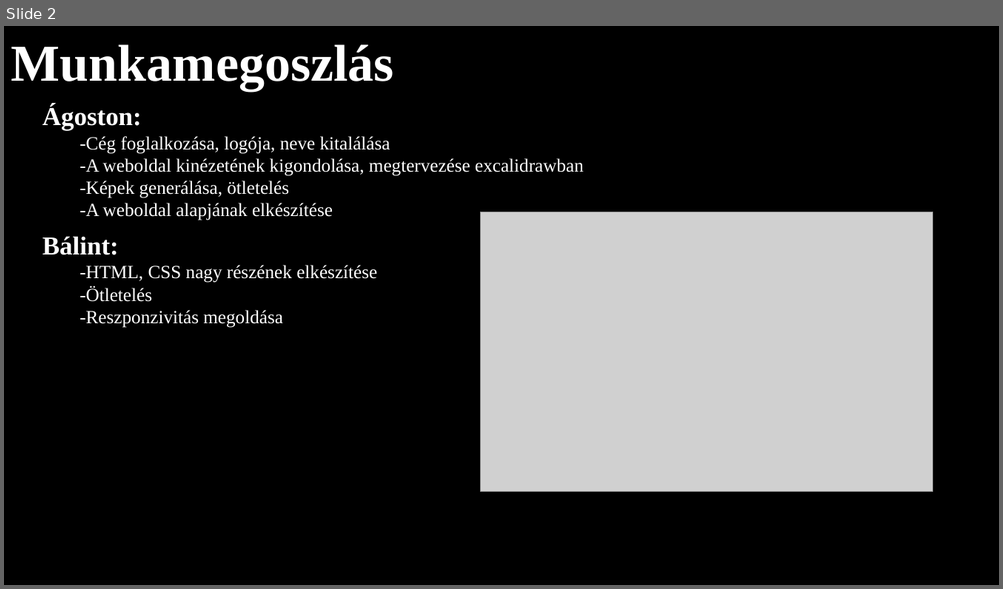
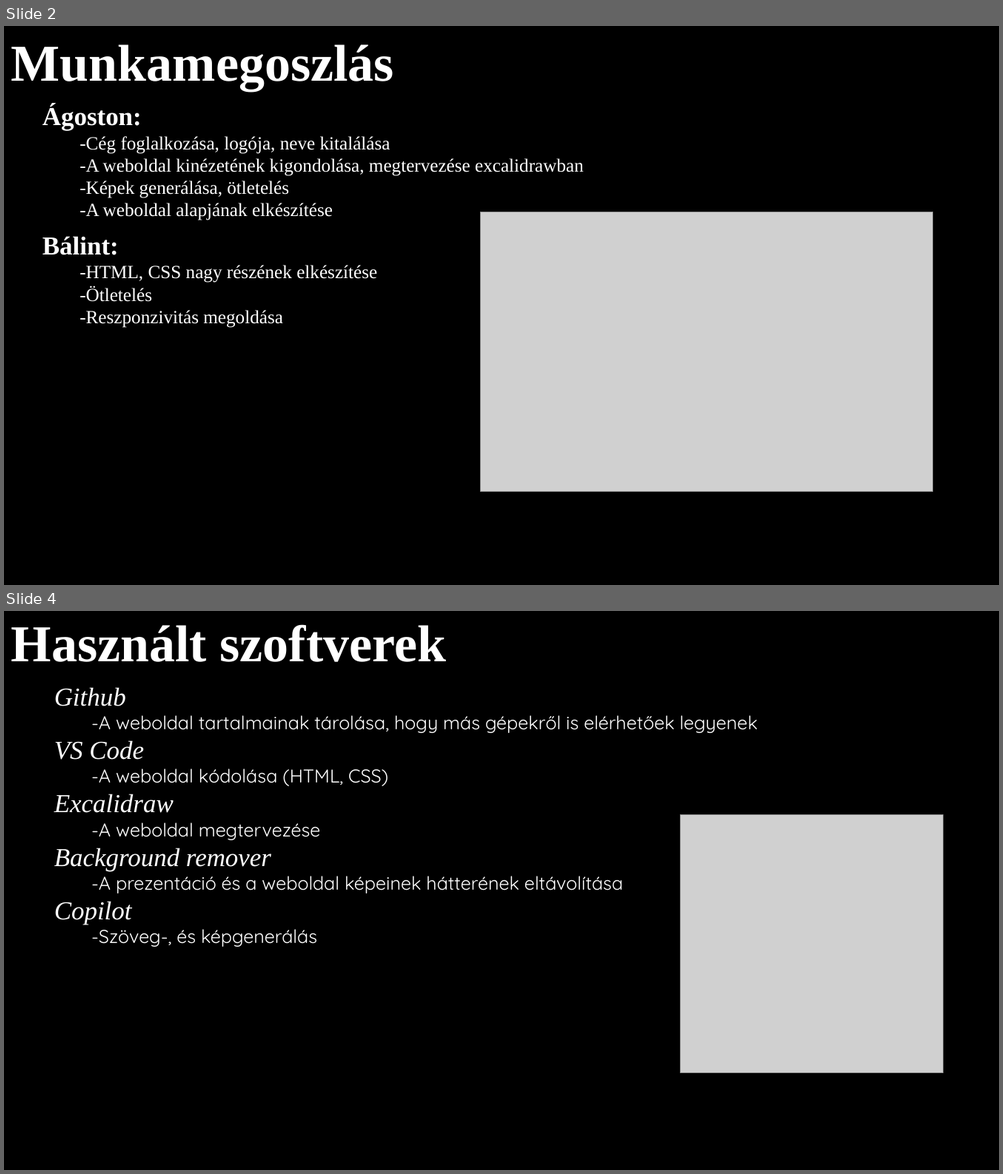
Before and after one commit to 24cAgoston/K-m-ves, a slide deck: prezentacio.pptx. Shown one above the other, each under a label of ours: slide 2 before the commit, slides 2 and 4 after it; the slides between them are not shown. The pictures are 1003x589 and 1003x1174 pixels, drawn with LibreOffice and Linux fonts; fonts in the diff are those of the drawing; grey boxes stand for pictures; background and template pictures are left out. Boxes give left, top, right and bottom in pixels: in the first picture for what was removed or moved away, otherwise in the second. Text is boxed around its words. In the diff, an @@ line names an element or a change of style, - is before the commit and + after.

```diff
--- a/prezentacio.pptx
+++ b/prezentacio.pptx
@@ slide 4 added at (x1=4, y1=611, x2=999, y2=1170), background picture (left out) @@
@@ text added at (x1=11, y1=624, x2=447, y2=662), 50 pt, text #FFFFFF, bold @@
+Használt szoftverek
@@ text added at (x1=54, y1=687, x2=757, y2=947), 18 pt, text #FFFFFF @@
+Github
+-A weboldal tartalmainak tárolása, hogy más gépekről is elérhetőek legyenek
+VS Code
+-A weboldal kódolása (HTML, CSS)
+Excalidraw
+-A weboldal megtervezése
+Background remover
+-A prezentáció és a weboldal képeinek hátterének eltávolítása
+Copilot
+-Szöveg-, és képgenerálás
@@ picture added at (x1=680, y1=815, x2=942, y2=1073) @@
```
Also in this commit, not shown: 2 slides changed, 3 other slides added, 7 other files.
